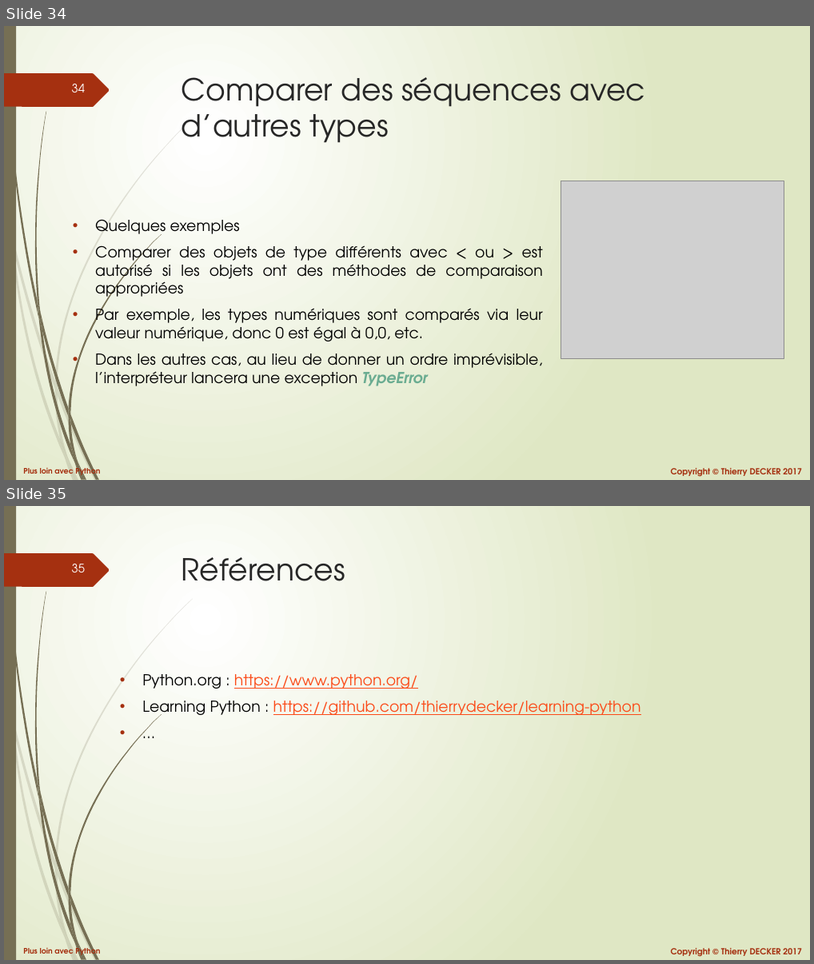
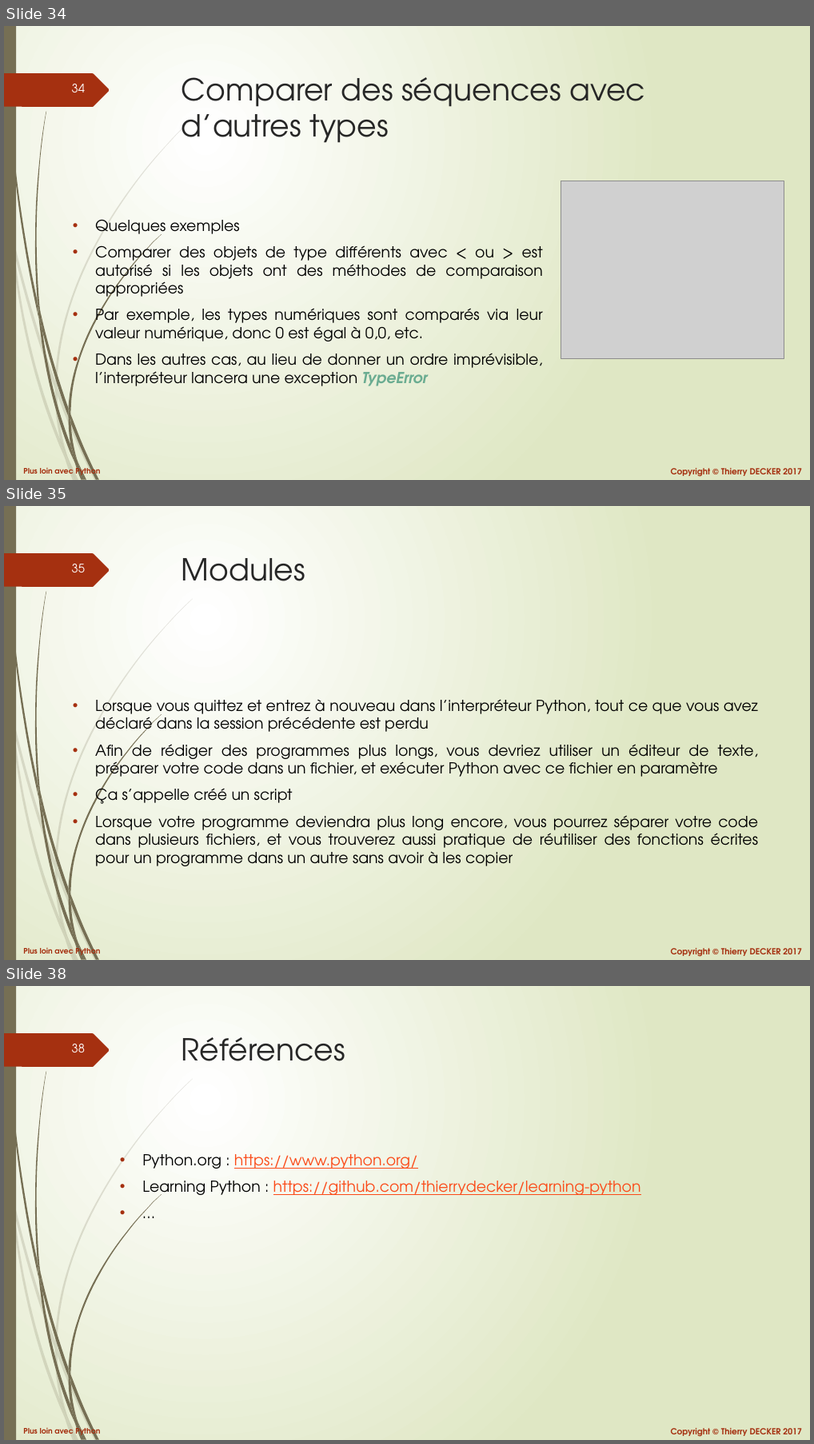
Before and after one commit to VikmanTheRacoon/learning-python, a slide deck: documentations/python-102.pptx. Shown one above the other, each under a label of ours: slides 34 and 35 before the commit, slides 34, 35 and 38 after it; the slides between them are not shown. The pictures are 814x964 and 814x1444 pixels, drawn with LibreOffice and Linux fonts; fonts in the diff are those of the drawing; grey boxes stand for pictures. Boxes give left, top, right and bottom in pixels: in the first picture for what was removed or moved away, otherwise in the second. Text is boxed around its words. In the diff, an @@ line names an element or a change of style, - is before the commit and + after.

```diff
--- a/documentations/python-102.pptx
+++ b/documentations/python-102.pptx
@@ slide 35 added at (x1=4, y1=506, x2=810, y2=960), background gradient #FFFFFF to #DFE8C4; not listed: 27 template elements that a slide beside it also shows @@
@@ title added at (x1=182, y1=558, x2=306, y2=581), 36 pt, text #262626 @@
+Modules
@@ text added at (x1=95, y1=699, x2=759, y2=866), 18 pt, text #000000 @@
+• Lorsque vous quittez et entrez à nouveau dans l’interpréteur Python, tout ce que vous avez déclaré dans la session précédente est perdu
+• Afin de rédiger des programmes plus longs, vous devriez utiliser un éditeur de texte, préparer votre code dans un fichier, et exécuter Python avec ce fichier en paramètre
+• Ça s’appelle créé un script
+• Lorsque votre programme deviendra plus long encore, vous pourrez séparer votre code dans plusieurs fichiers, et vous trouverez aussi pratique de réutiliser des fonctions écrites pour un programme dans un autre sans avoir à les copier
@@ what was slide 35 is now slide 38 @@
@@ page number at (x1=72, y1=1044, x2=85, y2=1052): text changed @@
-35
+38
```
Also in this commit, not shown: 2 other slides added, 1 other file.
